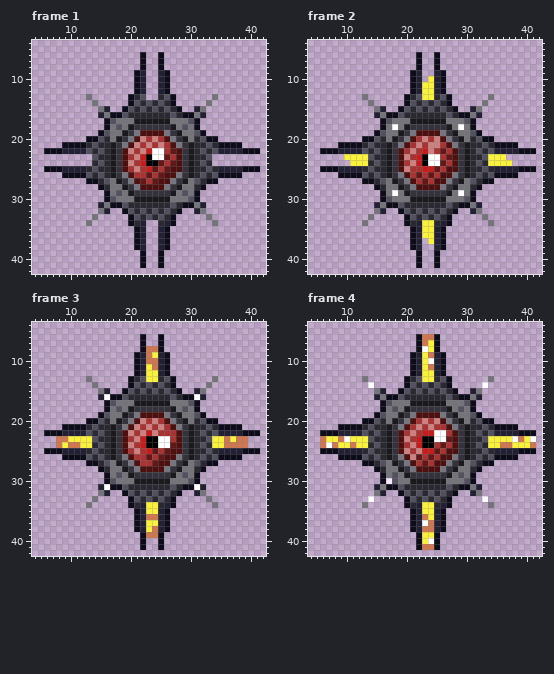
Pixel-art file: docs/images/circular.ase. Above: the version before the commit.
48x48 pixels, 5 frames. Colours within 5 levels of each other are drawn and written as one. Shown: frame 1: x 4..42, y 4..42; frame 2: x 4..42, y 4..42; frame 3: x 4..42, y 4..42; frame 4: x 4..42, y 4..42. The commit also changed other frames, which this record leaves out.
After:
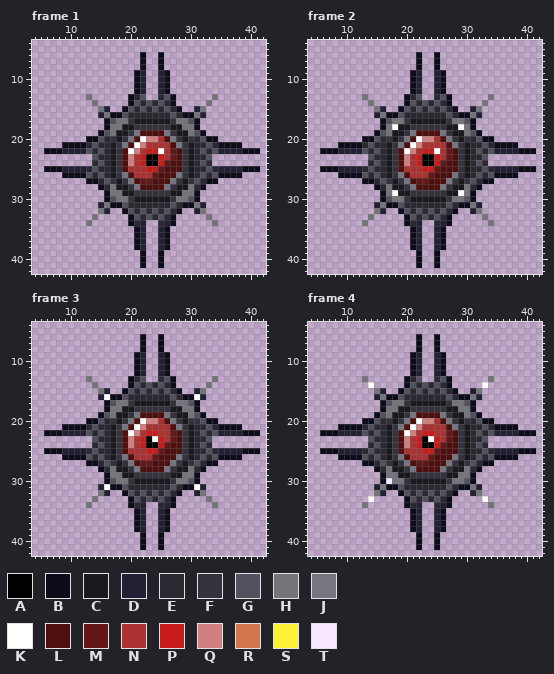
Palette (. is transparent): A #000000  B #0d0c1b  C #19191e  D #222034  E #2a2931  F #34333d  G #52515f  H #74747a  J #767681  K #ffffff  L #500f0f  M #631717  N #ac3232  P #ca1b1b  Q #d18080  R #d1764e  S #fbf236  T #f7e6ff
Edits made:
layer "Charging" now hidden
Frame 1, layer "Body":
y 17: x 20 H -> F; x 27 H -> F
y 18: x 18..19 GH -> HC; x 28..29 HG -> CH
y 19: x 18 H -> C; x 29 H -> C
y 20: x 17 H -> F; x 22..23 QN -> KQ; x 30 H -> F
y 21: x 21..23 QNQ -> KQN; x 25 Q -> N
y 22: x 20..22 QNQ -> KQN; x 24 K -> P
y 23: x 20..21 NQ -> QN; x 24..27 KKMN -> APNM
y 24: x 25..27 MNM -> PML
y 25: x 21 Q -> N; x 24..26 MNM -> PML
y 26: x 23..25 MNM -> NML
y 27: x 17 H -> F; x 23..24 NM -> ML; x 30 H -> F
y 28: x 18 H -> C; x 29 H -> C
y 29: x 18..19 GH -> HC; x 28..29 HG -> CH
y 30: x 20 H -> F; x 27 H -> F
Frame 2:
y 10: x 24 S -> .
y 11..13: x 23..24 SS -> ..
y 17: x 20 H -> F; x 27 H -> F
y 18: x 19 H -> C; x 28 H -> C
y 19: x 18 H -> C; x 29 H -> C
y 20: x 17 H -> F; x 22 N -> K; x 24..25 NQ -> QN; x 30 H -> F
y 21: x 21 N -> K; x 24..25 QQ -> NN
y 22: x 20 N -> K; x 24..27 QNMN -> PKNM
y 23: x 10..13 SSSS -> ....; x 24..25 KK -> AP; x 34..36 SSS -> ...
y 24: x 11..13 SSS -> ...; x 20..21 NQ -> QN; x 24..25 KK -> AP; x 27 N -> L; x 34..37 SSSS -> ....
y 25: x 20 Q -> N; x 26 N -> L
y 26: x 22 M -> N; x 25 N -> L
y 27: x 17 H -> F; x 22 N -> M; x 24 N -> L; x 30 H -> F
y 28: x 18 H -> C; x 29 H -> C
y 29: x 19 H -> C; x 28 H -> C
y 30: x 20 H -> F; x 27 H -> F
y 34..36: x 23..24 SS -> ..
y 37: x 24 S -> .
Frame 3:
y 8: x 23..24 RR -> ..
y 9: x 23..24 RS -> ..
y 10: x 23..24 RR -> ..
y 11: x 23..24 SR -> ..
y 12..13: x 23..24 SS -> ..
y 17: x 20 H -> F; x 27 H -> F
y 18: x 18..19 GH -> HC; x 28..29 HG -> CH
y 19: x 18 H -> C; x 29 H -> C
y 20: x 17 H -> F; x 22..23 QN -> KQ; x 30..31 HE -> FF
y 21: x 21..23 QNQ -> KQN; x 25 Q -> N
y 22: x 20..22 QNQ -> KQN; x 24 Q -> P; x 27 N -> M
y 23: x 8..13 RRSSSS -> ......; x 20..21 NQ -> QN; x 24..27 AKKN -> KPNM; x 34..39 SSRSRR -> ......
y 24: x 8..13 RSRRSS -> ......; x 25..27 KKM -> PML; x 34..39 SSRRRR -> ......
y 25: x 21 Q -> N; x 24..26 MNM -> PML
y 26: x 23..25 MNM -> NML
y 27: x 17 H -> F; x 22..24 NNM -> MML; x 30 H -> F
y 28: x 18 H -> C; x 29 H -> C
y 29: x 18..19 GH -> HC; x 28..29 HG -> CH
y 30: x 20 H -> F; x 27 H -> F
y 34..35: x 23..24 SS -> ..
y 36: x 23..24 RR -> ..
y 37: x 23..24 SS -> ..
y 38: x 23..24 SR -> ..
y 39: x 23..24 RR -> ..
Frame 4:
y 6: x 23..24 RR -> ..
y 7: x 23..24 RS -> ..
y 8: x 23..24 KS -> ..
y 9: x 23..24 SR -> ..
y 10: x 23..24 SK -> ..
y 11: x 23..24 SR -> ..
y 12..13: x 23..24 SS -> ..
y 17: x 20 H -> F; x 27 H -> F
y 18: x 18..19 GH -> HC; x 28..29 HG -> CH
y 19: x 18 H -> C; x 29 H -> C
y 20: x 17 H -> F; x 22 N -> K; x 24..25 NQ -> QN; x 30 H -> F
y 21: x 21 N -> K; x 24 Q -> N
y 22: x 20 N -> K; x 25..27 KKN -> NNM
y 23: x 6..13 RSSRKSSS -> ........; x 24..26 AKK -> KPN; x 34..41 SSSSKRSK -> ........
y 24: x 6..13 RKRSSRSS -> ........; x 20..21 NQ -> QN; x 25 N -> P; x 27 N -> L; x 34..41 SSRRSSSR -> ........
y 25: x 20 Q -> N; x 22 Q -> N; x 26 N -> L
y 26: x 21..22 QM -> NN; x 25 N -> L
y 27: x 17 H -> F; x 22 N -> M; x 24 N -> L; x 30 H -> F
y 28: x 18 H -> C; x 29 H -> C
y 29: x 18..19 GH -> HC; x 28..29 HG -> CH
y 30: x 18 G -> H; x 20 H -> F; x 27 H -> F
y 34..35: x 23..24 SS -> ..
y 36: x 23..24 RS -> ..
y 37: x 23..24 KR -> ..
y 38: x 23..24 RR -> ..
y 39: x 23..24 SS -> ..
y 40: x 23..24 SK -> ..
y 41: x 23..24 RR -> ..
